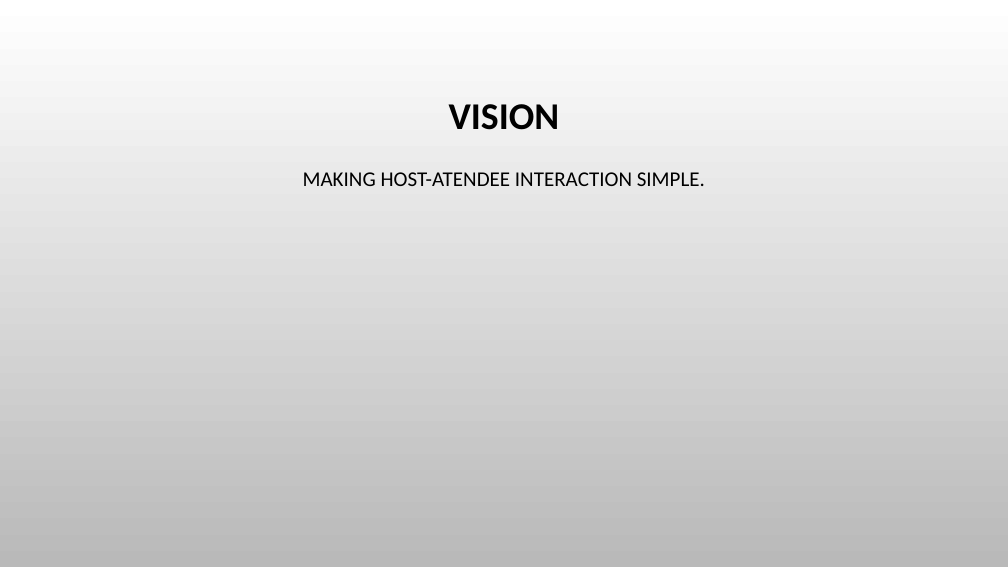
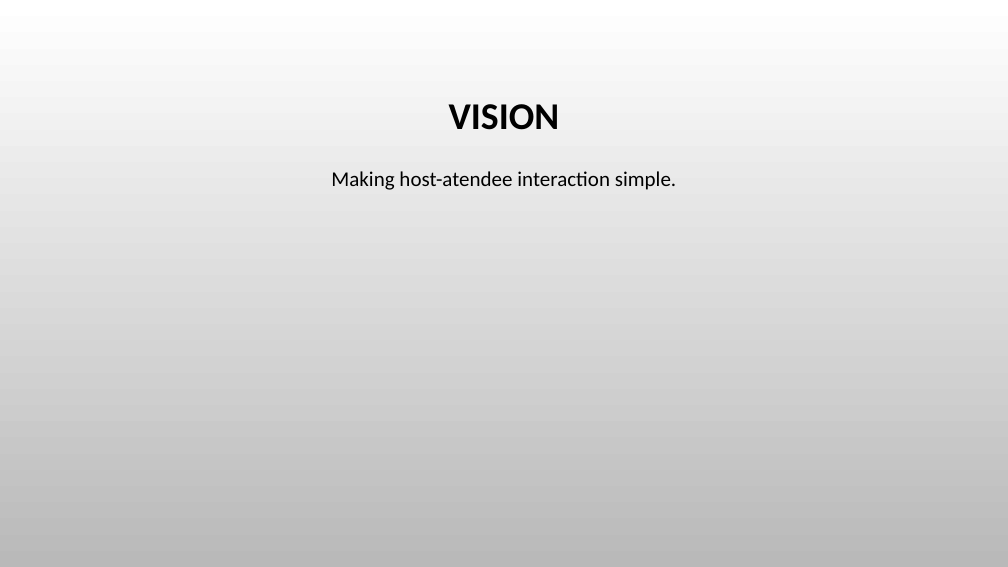
Before and after one commit to softeng-feup/open-cx-jakepaulers, a slide deck: slide 2 of docs/askkit2.pptx. Drawn at 1008x567 pixels with LibreOffice and Linux fonts; fonts in the diff are those of the drawing; background and template pictures are left out. Boxes give left, top, right and bottom in pixels: in the first picture for what was removed or moved away, otherwise in the second. Text is boxed around its words. In the diff, an @@ line names an element or a change of style, - is before the commit and + after.

```diff
--- a/docs/askkit2.pptx
+++ b/docs/askkit2.pptx
@@ text at (331, 171, 676, 190): text changed @@
-MAKING HOST-ATENDEE INTERACTION SIMPLE.
+Making host-atendee interaction simple.
```
Also in this commit, not shown: 2 other slides changed.
